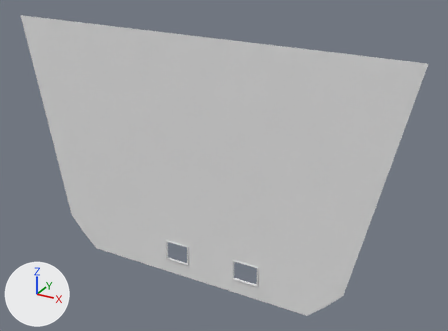
An edit to the Blender file res/blendFiles/house/floorWalls/extraLongWall.blend, drawn before and after from the same camera.
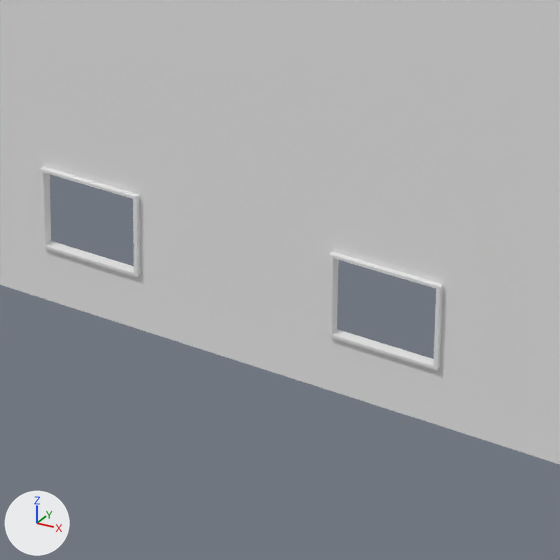
Old and new are each drawn whole from a camera (50 mm lens) standing at (48.1, -76.5, 60.7) and looking at (4.5, 2.8, 21.1) and again close up on the part from 35% to 64% of the width and 61% to 100% of the height. Every picture has the same lights, and +X, +Y and +Z are marked at lower left.
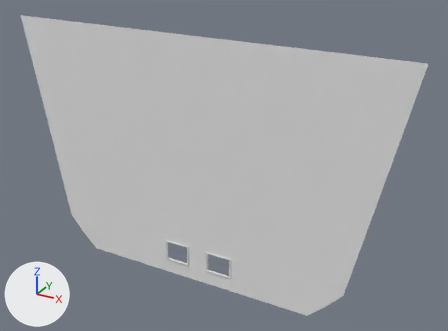
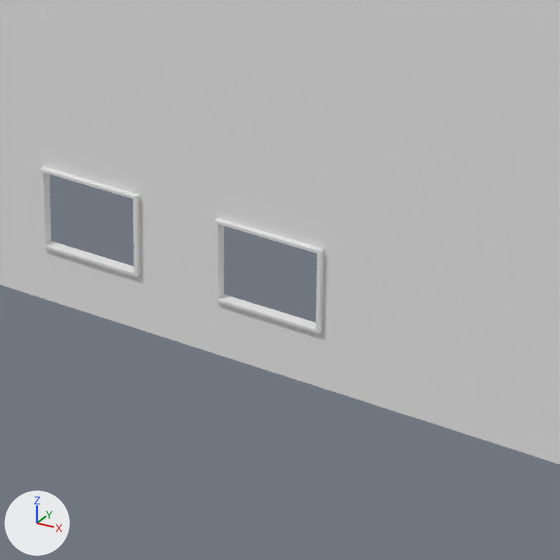
Location of each change, (x1, y1, x2, y2) in pixels of the close-ups (560 x 560 px; the box of a moved part takes in the faces that stretch with it):
part 1 of me_cube_002, moved or reshaped
    both: (213, 214, 449, 380)

The change in detail:
me_cube_002 has 48 vertices, 37 faces and spans x -1.53..1.53, y -8.53..-0.21, z 0.0..2.72.
me_cube_002 is used by ob_cube; location (0.0, 0.0, 0.0); rotation (-0.228, 0.0, 0.0), in degrees (-13, 0, 0); scale (22.3, 1.0, 15.0).
me_cube_002 part 1: all 16 vertices in x 0.35..0.55, y -1.65..-0.53, z 0.16..0.4 are moved by (-0.22, 0.0, 0.0).
